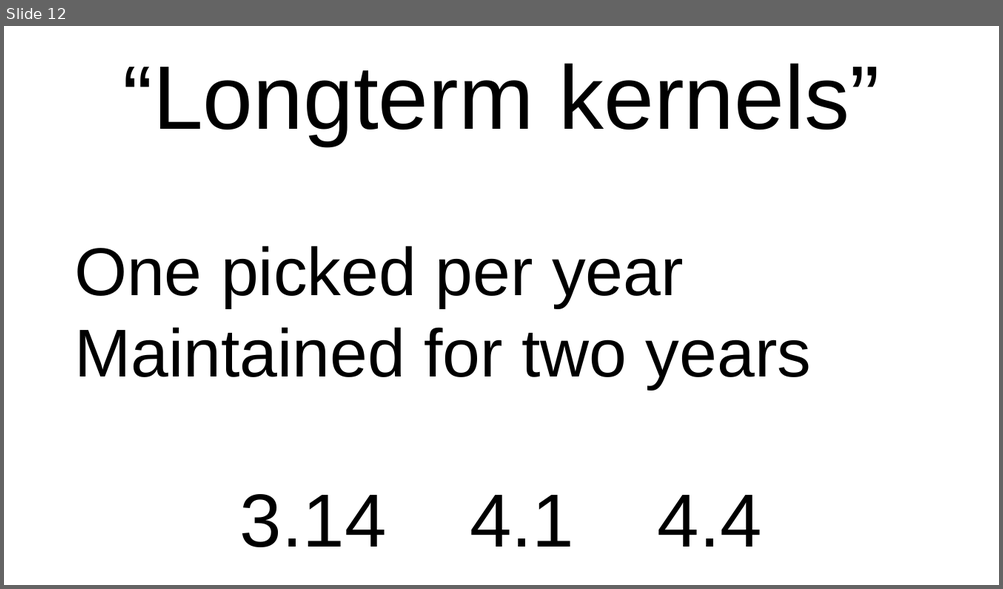
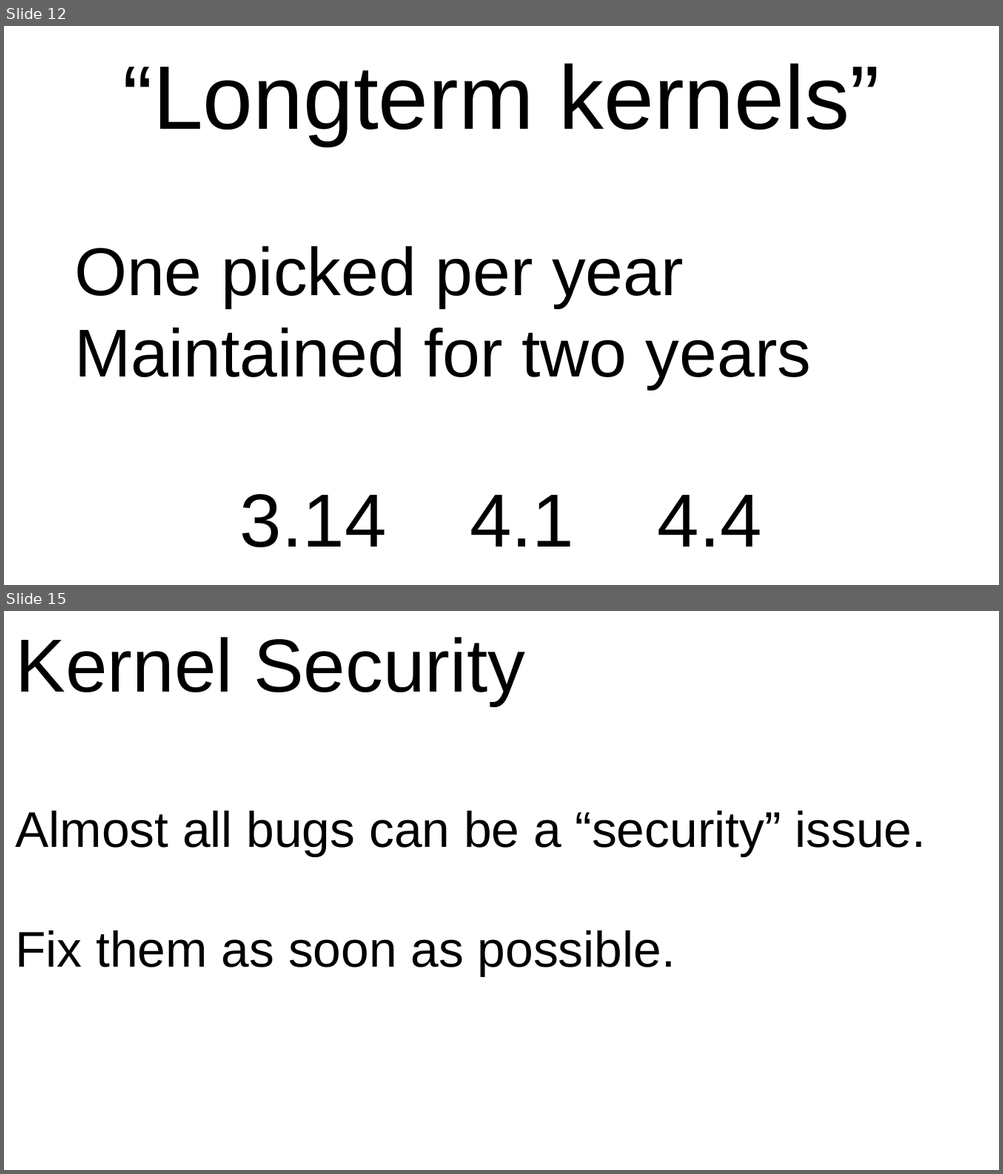
Before and after one commit to gregkh/kernel-development, a slide deck: kernel-development-16x9.odp. Shown one above the other, each under a label of ours: slide 12 before the commit, slides 12 and 15 after it; the slides between them are not shown. The pictures are 1003x589 and 1003x1174 pixels, drawn with LibreOffice and Linux fonts; fonts in the diff are those of the drawing. Boxes give left, top, right and bottom in pixels: in the first picture for what was removed or moved away, otherwise in the second. Text is boxed around its words. In the diff, an @@ line names an element or a change of style, - is before the commit and + after.

```diff
--- a/kernel-development-16x9.odp
+++ b/kernel-development-16x9.odp
@@ slide 15 added at bbox=[4, 611, 999, 1170], background #FFFFFF @@
@@ text added at bbox=[16, 637, 926, 977], 40 pt, text #000000 @@
+Kernel Security
+Almost all bugs can be a “security” issue.
+Fix them as soon as possible.
```
Also in this commit, not shown: 4 slides changed, 11 other slides added, 2 slides removed, 2 other files.
